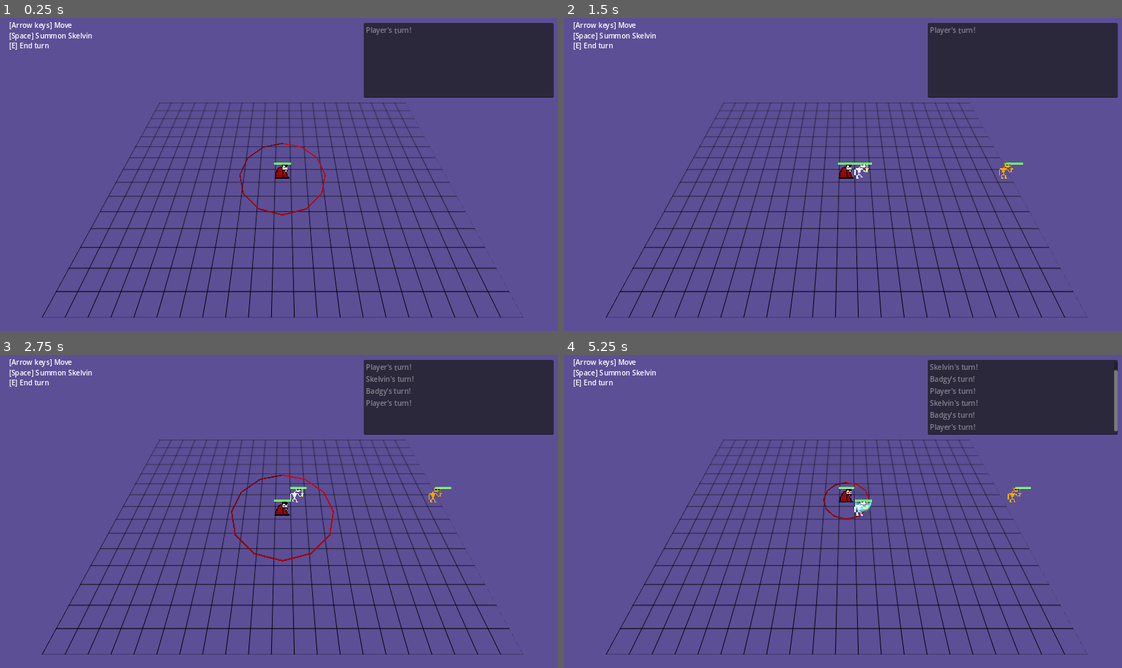
Above: before the commit, frames 1-4 (two rows, left to right).
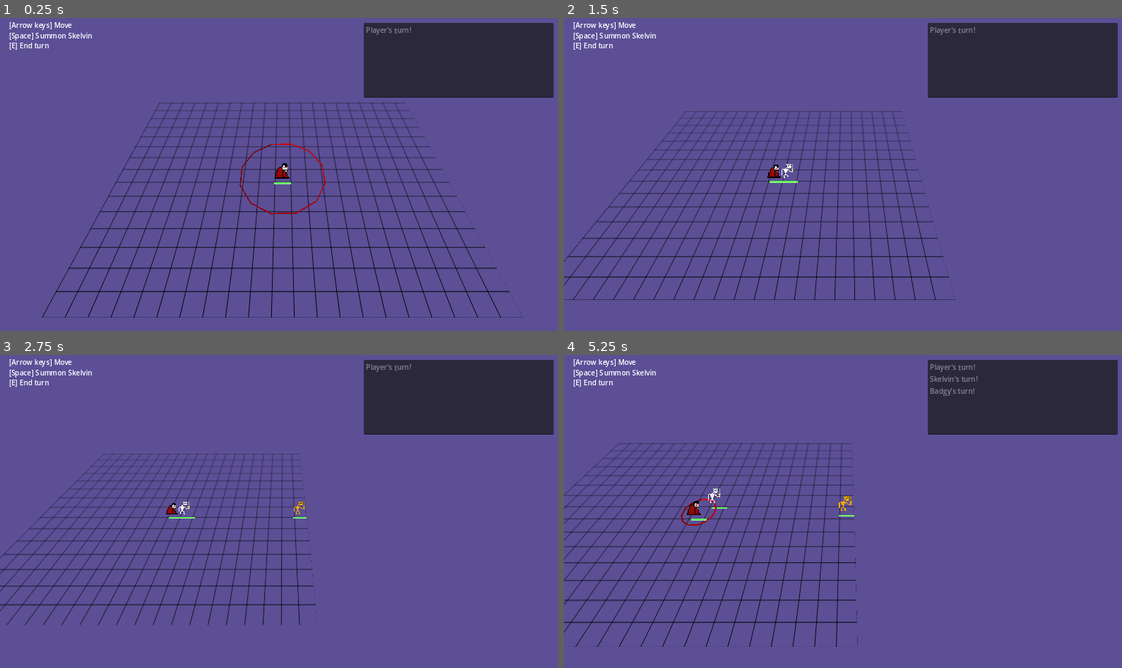
Above: after the commit, the same moments.

Repository: FlamingRat/ldjam55
Game: Godot game, scene res://levels/overworld.tscn
Two runs of this game, one before a commit and one after it. Both use one fixed random seed, a clock stepped at 60 frames per second and the inputs below.
Inputs:
- Up to frame 1 (0.25 s): no input
- Up to frame 2 (1.5 s): tap Enter (ui_accept) at 0.5, 0.77 s; hold Right (ui_right) 0.53-1.28 s; tap E (end_turn) at 0.6, 1.35 s; hold Down (ui_down) from 1.28 s (still down)
- Up to frame 3 (2.75 s): tap Enter (ui_accept) at 1.52 s; release Down (ui_down) at 2.03 s; hold Right (ui_right) from 2.03 s (still down); tap E (end_turn) at 2.1 s
- Up to frame 4 (5.25 s): release Right (ui_right) at 2.78 s; hold Up (ui_up) 2.78-3.53 s; tap E (end_turn) every 0.75 s from 2.85 to 5.1 s; tap Enter (ui_accept) at 3.02, 3.77, 4.52 s; hold Left (ui_left) 3.53-5.03 s; hold Down (ui_down) from 5.03 s (still down)

The runs differ from the first frame. In frame 1, 0.2% of the frame differs, in the area x 42-59%, y 39-64%; in frame 2, 9.8%; in frame 3, 9.6%; in frame 4, 11%, in the area x 0-100%, y 2-96%.

Commit message:
Add focus camera

Diff:
--- a/common/health_bar.gd
+++ b/common/health_bar.gd
@@ -1,13 +1,12 @@
-extends Node3D
+extends Sprite3D
 
 
 @export var health: Health
-@onready var fill := $HealthBarFill
 
 
 func _process(delta):
 	var percent = health.percent
-	if percent != (fill.texture as GradientTexture2D).width:
+	if percent != (texture as GradientTexture2D).width:
 		var tween = create_tween()
 		var new_scale = Vector3(percent, 1, 1)
-		tween.tween_property(fill, 'scale', new_scale, 0.4)
+		tween.tween_property(self, 'scale', new_scale, 0.4)
--- a/common/health_bar.tscn
+++ b/common/health_bar.tscn
@@ -11,12 +11,12 @@
 height = 2
 fill_to = Vector2(0, 1)
 
-[node name="HealthBar" type="Node3D"]
-script = ExtResource("1_jbfsw")
-
-[node name="HealthBarFill" type="Sprite3D" parent="."]
-transform = Transform3D(1, 0, 0, 0, 1, 0, 0, 0, 1, 0, 1.2, 0)
-pixel_size = 0.0625
+[node name="HealthBar" type="Sprite3D"]
+transform = Transform3D(1, 0, 0, 0, 1, 0, 0, 0, 1, 2.08165e-12, 2.08165e-12, 2.08165e-12)
+offset = Vector2(2.08165e-12, -8)
+pixel_size = 0.005
 billboard = 1
+fixed_size = true
 render_priority = 6
 texture = SubResource("GradientTexture2D_kwm6a")
+script = ExtResource("1_jbfsw")
--- a/global_events.gd
+++ b/global_events.gd
@@ -1,7 +1,8 @@
 extends Node
 
 
-signal next_turn
+signal next_turn(unit: Node3D)
+signal next_turn_announced(unit: Node3D)
 signal attack(attacker: AttackRange, health: Health)
 
 
@@ -22,8 +23,10 @@
 func end_turn():
 	current_turn += 1
 
-	await get_tree().create_timer(0.5).timeout
-	print(current_turn_unit)
+	next_turn_announced.emit(current_turn_unit)
+
+
+func start_turn():
 	next_turn.emit(current_turn_unit)
 
 
--- /dev/null
+++ b/levels/camera.gd
@@ -0,0 +1,39 @@
+extends Camera3D
+
+
+var follow: Node3D
+@onready var default_position = global_position
+
+
+func _ready():
+	follow = GlobalEvents.current_turn_unit
+	GlobalEvents.next_turn_announced.connect(focus)
+
+
+func _process(delta):
+	if follow and not follow.is_queued_for_deletion():
+		global_position = default_position + follow.global_position
+
+
+func focus(unit: Node3D):
+	follow = null
+	var pos_delta = unit.global_position
+
+	if (global_position - (default_position + pos_delta)).length() > 4:
+		var tween_fov = create_tween()
+		tween_fov.set_ease(Tween.EASE_OUT)
+		tween_fov.tween_property(self, 'fov', 90, 0.5)
+		await get_tree().create_timer(0.5).timeout
+
+	var tween_pos = create_tween()
+	var tween_fov75 = create_tween()
+	tween_pos.tween_property(self, 'global_position', default_position + pos_delta, 0.75)
+	tween_fov75.tween_property(self, 'fov', 75, 0.75)
+	await get_tree().create_timer(1).timeout
+
+	allow_next_turn(unit)
+
+
+func allow_next_turn(unit: Node3D):
+	follow = unit
+	GlobalEvents.start_turn()
--- a/levels/overworld.tscn
+++ b/levels/overworld.tscn
@@ -1,7 +1,8 @@
-[gd_scene load_steps=10 format=3 uid="uid://beppg36hn1e7c"]
+[gd_scene load_steps=11 format=3 uid="uid://beppg36hn1e7c"]
 
 [ext_resource type="PackedScene" uid="uid://c7biv641mnrue" path="res://player/player.tscn" id="2_7cvbh"]
 [ext_resource type="Texture2D" uid="uid://dxqyj6coi7fmi" path="res://levels/grid.png" id="2_jwiha"]
+[ext_resource type="Script" path="res://levels/camera.gd" id="3_mka4u"]
 [ext_resource type="PackedScene" uid="uid://caut86utiy4sd" path="res://enemies/badgy.tscn" id="3_qrpkt"]
 [ext_resource type="Script" path="res://enemies/spawner.gd" id="3_r3tab"]
 [ext_resource type="Script" path="res://common/character_turn_listener.gd" id="5_6jcuj"]
@@ -32,6 +33,7 @@
 
 [node name="Camera3D" type="Camera3D" parent="."]
 transform = Transform3D(1, -6.34496e-16, 2.00056e-16, 2.00056e-16, 0.573576, 0.819152, -6.34496e-16, -0.819152, 0.573576, 2.08165e-12, 11, 7.5)
+script = ExtResource("3_mka4u")
 
 [node name="WorldEnvironment" type="WorldEnvironment" parent="."]
 environment = SubResource("Environment_knx1d")
--- a/player/movement_range_indicator.tscn
+++ b/player/movement_range_indicator.tscn
@@ -35,8 +35,72 @@
 rings = 12
 ring_segments = 3
 
+[sub_resource type="Animation" id="Animation_wiveh"]
+resource_name = "spin"
+loop_mode = 1
+tracks/0/type = "value"
+tracks/0/imported = false
+tracks/0/enabled = true
+tracks/0/path = NodePath("MeshInstance3D:rotation")
+tracks/0/interp = 1
+tracks/0/loop_wrap = true
+tracks/0/keys = {
+"times": PackedFloat32Array(0, 1),
+"transitions": PackedFloat32Array(1, 1),
+"update": 0,
+"values": [Vector3(0, 0, 0), Vector3(3.48787e-16, 6.28319, 3.48787e-16)]
+}
+
+[sub_resource type="Animation" id="Animation_6stia"]
+length = 0.001
+tracks/0/type = "value"
+tracks/0/imported = false
+tracks/0/enabled = true
+tracks/0/path = NodePath("MeshInstance3D:rotation")
+tracks/0/interp = 1
+tracks/0/loop_wrap = true
+tracks/0/keys = {
+"times": PackedFloat32Array(0),
+"transitions": PackedFloat32Array(1),
+"update": 0,
+"values": [Vector3(0, 0, 0)]
+}
+
+[sub_resource type="AnimationLibrary" id="AnimationLibrary_eovwd"]
+_data = {
+"RESET": SubResource("Animation_6stia"),
+"spin": SubResource("Animation_wiveh")
+}
+
+[sub_resource type="AnimationNodeAnimation" id="AnimationNodeAnimation_hi531"]
+animation = &"spin"
+
+[sub_resource type="AnimationNodeTimeScale" id="AnimationNodeTimeScale_j3tsu"]
+
+[sub_resource type="AnimationNodeBlendTree" id="AnimationNodeBlendTree_tcws6"]
+graph_offset = Vector2(-207.36, 71.04)
+nodes/Animation/node = SubResource("AnimationNodeAnimation_hi531")
+nodes/Animation/position = Vector2(-100, 140)
+nodes/TimeScale/node = SubResource("AnimationNodeTimeScale_j3tsu")
+nodes/TimeScale/position = Vector2(110, 130)
+node_connections = [&"TimeScale", 0, &"Animation", &"output", 0, &"TimeScale"]
+
 [node name="MovementRangeIndicator" type="Node3D"]
 script = ExtResource("1_12t7v")
 
 [node name="MeshInstance3D" type="MeshInstance3D" parent="."]
 mesh = SubResource("TorusMesh_0n0t8")
+
+[node name="AnimationPlayer" type="AnimationPlayer" parent="."]
+deterministic = true
+libraries = {
+"": SubResource("AnimationLibrary_eovwd")
+}
+
+[node name="AnimationTree" type="AnimationTree" parent="."]
+libraries = {
+"": SubResource("AnimationLibrary_eovwd")
+}
+tree_root = SubResource("AnimationNodeBlendTree_tcws6")
+anim_player = NodePath("../AnimationPlayer")
+parameters/TimeScale/scale = 0.2
--- a/summons/skelvin.gd
+++ b/summons/skelvin.gd
@@ -8,11 +8,9 @@
 
 func _on_character_turn_listener_on_turn():
 	var attack_success = attack_range.attack_any()
-	if attack_success:
-		GlobalEvents.end_turn()
-		return
+	if not attack_success:
+		movement.rand()
 
-	movement.rand()
 	GlobalEvents.end_turn()
 
 
Not shown: 1 places in player/movement_range_indicator.tscn that only renumber resources
